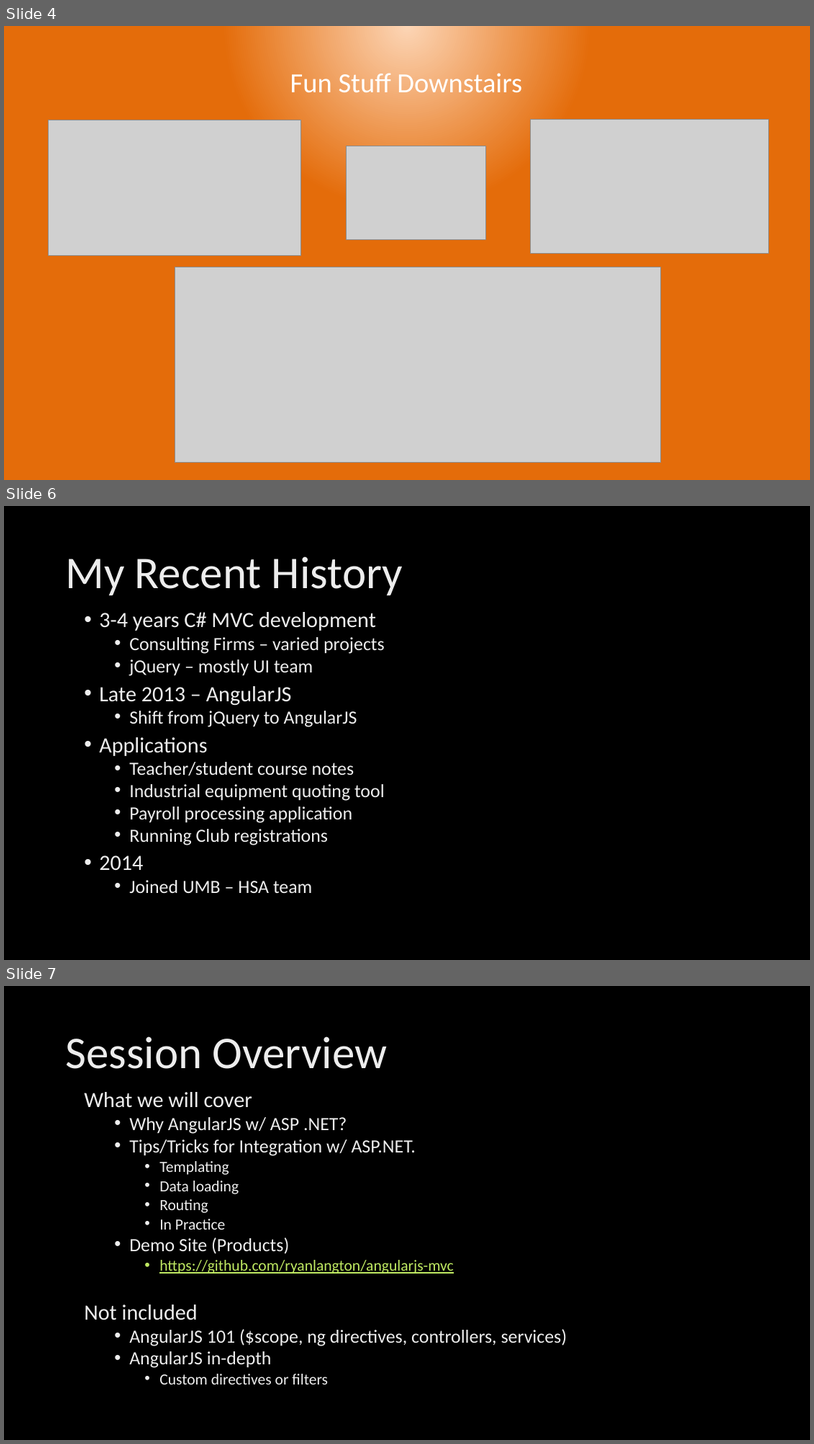
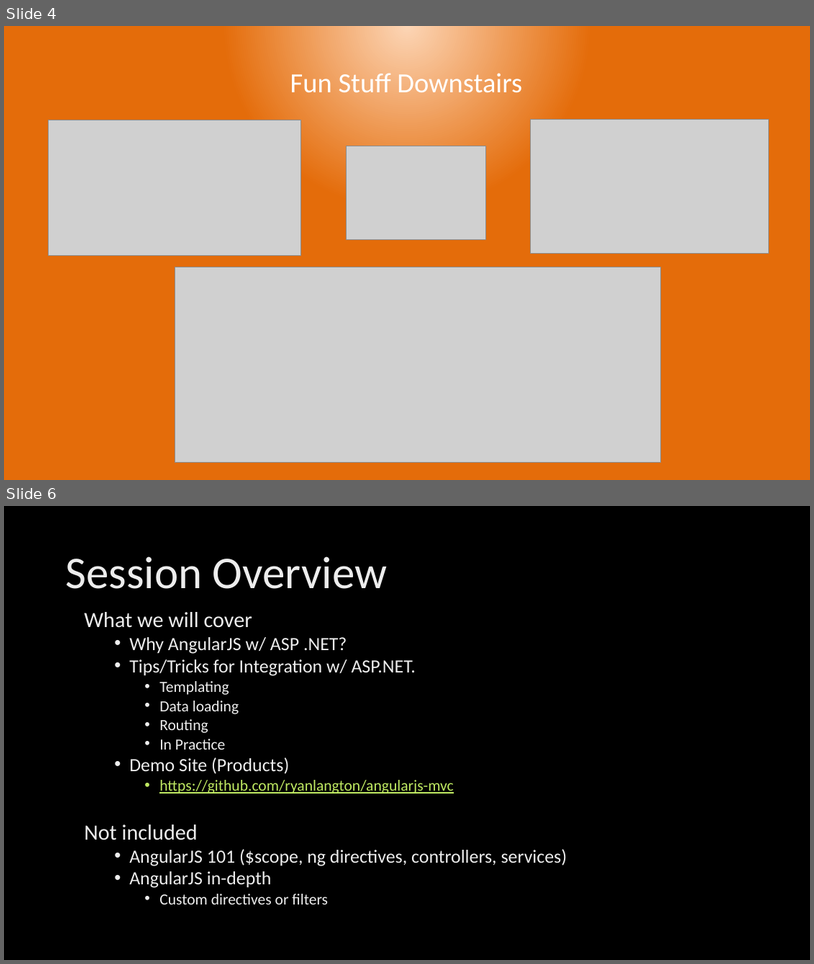
Before and after one commit to ryanlangton/angularjs-mvc, a slide deck: AngularJSdotNet.pptx. Shown one above the other, each under a label of ours: slides 4, 6 and 7 before the commit, slides 4 and 6 after it; the slides between them are not shown. The pictures are 814x1444 and 814x964 pixels, drawn with LibreOffice and Linux fonts; fonts in the diff are those of the drawing; grey boxes stand for pictures; background and template pictures are left out. Boxes give left, top, right and bottom in pixels: in the first picture for what was removed or moved away, otherwise in the second. Text is boxed around its words. In the diff, an @@ line names an element or a change of style, - is before the commit and + after.

```diff
--- a/AngularJSdotNet.pptx
+++ b/AngularJSdotNet.pptx
@@ slide 6 removed at <box>4,506,810,960</box>, background picture (left out) @@
@@ title removed at <box>65,556,403,595</box> @@
-My Recent History
@@ text removed at <box>99,612,385,893</box> @@
-• 3-4 years C# MVC development
-  • Consulting Firms – varied projects
-  • jQuery – mostly UI team
-• Late 2013 – AngularJS
-  • Shift from jQuery to AngularJS
-• Applications
-  • Teacher/student course notes
-  • Industrial equipment quoting tool
-  • Payroll processing application
-  • Running Club registrations
-• 2014
-  • Joined UMB – HSA team
@@ what was slide 7 is now slide 6 @@
```
Also in this commit, not shown: 6 slides changed, 32 other files.
